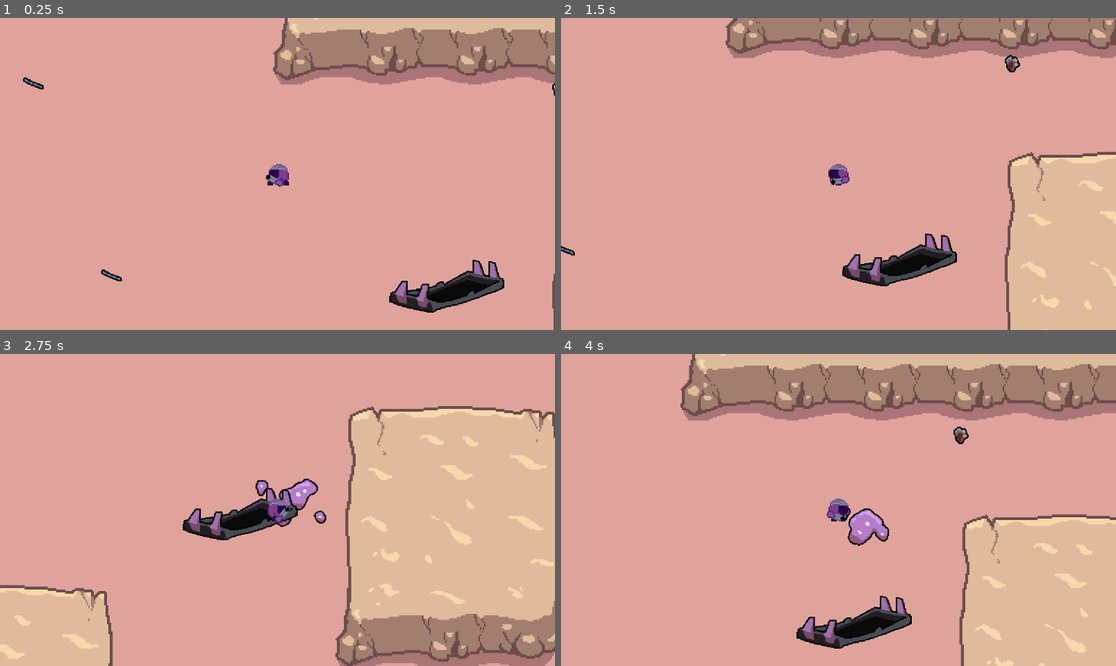
Above: before the commit, frames 1-4 (two rows, left to right).
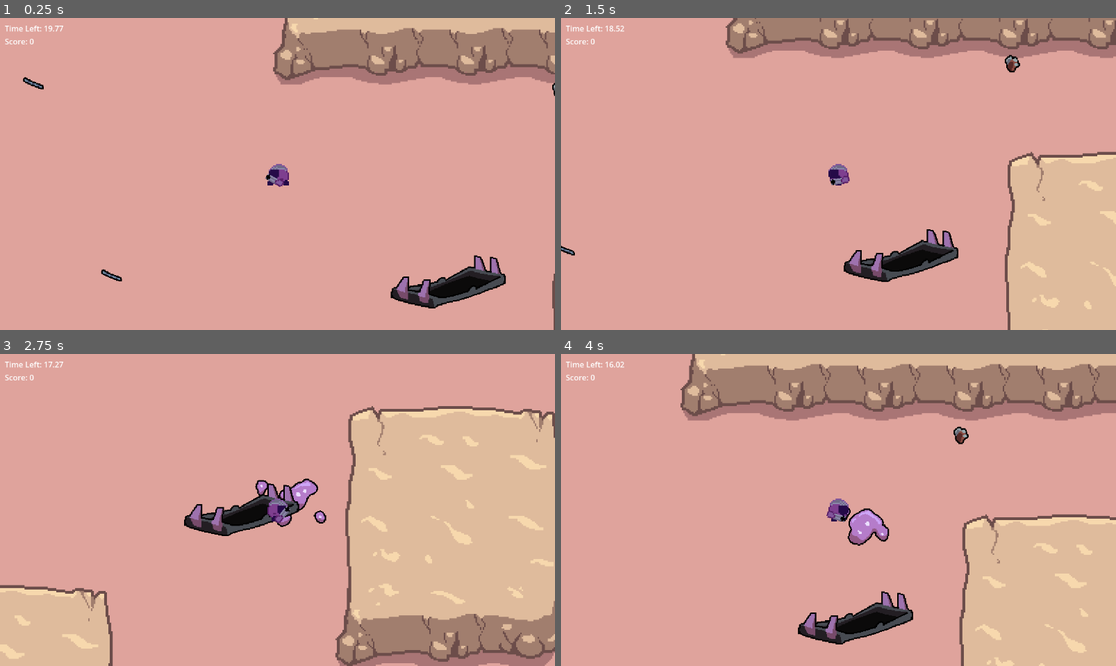
Above: after the commit, the same moments.

Repository: JeppeLindberg/goedware_game_jam_14_everything_is_a_resource
Game: Godot game, scene res://scenes/main.tscn
Two runs of this game, one before a commit and one after it. Both use one fixed random seed, a clock stepped at 60 frames per second and the inputs below.
Inputs (mouse positions are in pixels of both pictures, inside the frame that each line leads up to):
- Up to frame 1 (0.25 s): no input
- Up to frame 2 (1.5 s): tap Enter at 0.5 s; move the mouse to (960, 158) at 0.52 s; press the mouse at (960, 158) at 0.53 s; hold D (move_right) 0.53-1.28 s; move the mouse to (727, 189) at 1.27 s; release the mouse at (727, 189) at 1.28 s; hold S (move_down) from 1.28 s (still down); click (727, 189) at 1.35 s
- Up to frame 3 (2.75 s): move the mouse to (333, 441) at 2.02 s; release S (move_down) at 2.03 s; press the mouse at (333, 441) at 2.03 s; hold D (move_right) from 2.03 s (still down)
- Up to frame 4 (4 s): move the mouse to (810, 572) at 2.77 s; release D (move_right) at 2.78 s; release the mouse at (810, 572) at 2.78 s; hold W (move_up) 2.78-3.53 s; click (810, 572) at 2.85 s; move the mouse to (1005, 556) at 3.52 s; press the mouse at (1005, 556) at 3.53 s; hold A (move_left) from 3.53 s (still down)

The runs differ from the first frame. In frame 1, 1.6% of the frame differs, in the area x 0-92%, y 2-95%; in frame 2, 1.6%; in frame 3, 1.4%; in frame 4, 1.6%, in the area x 0-64%, y 2-95%.

Commit message:
Added UI, Timer and Score templates

Diff:
--- a/car.tscn
+++ /dev/null
@@ -1,20 +0,0 @@
-[gd_scene load_steps=5 format=3 uid="uid://cplit5o3srbf1"]
-
-[ext_resource type="Script" uid="uid://djuhnwy5llkn4" path="res://object.gd" id="1_l2ofb"]
-[ext_resource type="Resource" uid="uid://chnj7aomn6p5s" path="res://resources/old_car.tres" id="2_uoj53"]
-[ext_resource type="PackedScene" uid="uid://bqhsyiini58i6" path="res://prefabs/debris.tscn" id="3_k61xc"]
-
-[sub_resource type="RectangleShape2D" id="RectangleShape2D_rfk7t"]
-
-[node name="Car" type="RigidBody2D" groups=["Destructible"]]
-gravity_scale = 0.0
-lock_rotation = true
-linear_damp = 15.0
-script = ExtResource("1_l2ofb")
-object_data = ExtResource("2_uoj53")
-small_debris_prefab = ExtResource("3_k61xc")
-
-[node name="Sprite2D" type="Sprite2D" parent="."]
-
-[node name="CollisionShape2D" type="CollisionShape2D" parent="."]
-shape = SubResource("RectangleShape2D_rfk7t")
--- /dev/null
+++ b/global.gd
@@ -0,0 +1,10 @@
+extends Node
+
+var score : int = 0
+
+func add_score(amount : int) -> void:
+	score += amount
+
+
+func get_score() -> int:
+	return score
--- a/project.godot
+++ b/project.godot
@@ -14,6 +14,10 @@
 run/main_scene="uid://bv0t6xv8q4vuy"
 config/features=PackedStringArray("4.4", "GL Compatibility")
 config/icon="res://icon.svg"
+
+[autoload]
+
+Global="*res://global.gd"
 
 [global_group]
 
--- a/scenes/main.tscn
+++ b/scenes/main.tscn
@@ -1,9 +1,8 @@
-[gd_scene load_steps=30 format=4 uid="uid://bv0t6xv8q4vuy"]
+[gd_scene load_steps=33 format=4 uid="uid://bv0t6xv8q4vuy"]
 
 [ext_resource type="Script" uid="uid://bhr8c5fraojq8" path="res://scripts/player.gd" id="1_o5qli"]
 [ext_resource type="Script" uid="uid://dj162p2vv1xmw" path="res://scripts/main.gd" id="1_tbgi4"]
 [ext_resource type="PackedScene" uid="uid://bqhsyiini58i6" path="res://prefabs/debris.tscn" id="2_tipki"]
-[ext_resource type="SpriteFrames" uid="uid://c5g55qf1eqkni" path="res://sprite_frames/snapper.tres" id="3_a8y0u"]
 [ext_resource type="Script" uid="uid://b8016b6u8utuu" path="res://scripts/gun.gd" id="3_sugp2"]
 [ext_resource type="SpriteFrames" uid="uid://cvwmqtt7rg3wp" path="res://sprite_frames/player.tres" id="4_eb6dy"]
 [ext_resource type="Script" uid="uid://cifc4erdmoi1s" path="res://scripts/vacuum_point.gd" id="4_jyhfs"]
@@ -16,7 +15,11 @@
 [ext_resource type="Texture2D" uid="uid://cf1gltv2bt20v" path="res://sprites/vacuum-Sheet.png" id="12_jbj1t"]
 [ext_resource type="Script" uid="uid://tkag8n4di7db" path="res://scripts/stay_upright.gd" id="13_muem4"]
 [ext_resource type="Texture2D" uid="uid://cmqmwyrb0qeka" path="res://sprite_frames/tilemap_atlas.tres" id="13_trceg"]
-[ext_resource type="PackedScene" uid="uid://cplit5o3srbf1" path="res://car.tscn" id="15_jkv2x"]
+[ext_resource type="PackedScene" uid="uid://cplit5o3srbf1" path="res://destructible_objects.tscn" id="15_jkv2x"]
+[ext_resource type="PackedScene" uid="uid://dohb1kmupsii1" path="res://snapper.tscn" id="16_0ld40"]
+[ext_resource type="Resource" uid="uid://chnj7aomn6p5s" path="res://resources/old_car.tres" id="18_gqmmt"]
+[ext_resource type="Resource" uid="uid://ca6gfbvx64mgo" path="res://resources/washing_machine.tres" id="19_yc10j"]
+[ext_resource type="PackedScene" uid="uid://ceed2kjg52d0v" path="res://ui.tscn" id="20_gqmmt"]
 
 [sub_resource type="TileSetAtlasSource" id="TileSetAtlasSource_trceg"]
 texture = ExtResource("13_trceg")
@@ -182,17 +185,20 @@
 [node name="shape" type="CollisionPolygon2D" parent="static/wall5"]
 polygon = PackedVector2Array(-54, -49, 83, -50, 83, 114, -57, 112)
 
+[node name="snapper" parent="." instance=ExtResource("16_0ld40")]
+position = Vector2(566, 317)
+
+[node name="Object" parent="." instance=ExtResource("15_jkv2x")]
+position = Vector2(352, 120)
+object_data = ExtResource("18_gqmmt")
+small_debris_prefab = ExtResource("2_tipki")
+
+[node name="Object2" parent="." instance=ExtResource("15_jkv2x")]
+position = Vector2(165, 390)
+object_data = ExtResource("19_yc10j")
+small_debris_prefab = ExtResource("2_tipki")
+
 [node name="world" type="Node2D" parent="."]
-
-[node name="snapper" type="AnimatedSprite2D" parent="world"]
-texture_filter = 1
-position = Vector2(565, 320)
-scale = Vector2(0.5, 0.5)
-sprite_frames = ExtResource("3_a8y0u")
-autoplay = "default"
-
-[node name="Car" parent="world" instance=ExtResource("15_jkv2x")]
-position = Vector2(337, 107)
 
 [node name="debris" parent="world" instance=ExtResource("2_tipki")]
 position = Vector2(643, 190)
@@ -274,6 +280,20 @@
 [node name="Camera2D" type="Camera2D" parent="world/player"]
 zoom = Vector2(3, 3)
 
+[node name="CanvasLayer" type="CanvasLayer" parent="world/player/Camera2D"]
+
+[node name="UI" parent="world/player/Camera2D/CanvasLayer" instance=ExtResource("20_gqmmt")]
+
 [node name="debug_spawner" type="Node2D" parent="."]
 script = ExtResource("10_choun")
 debug_spawn = ExtResource("11_ya4ey")
+
+[node name="Object3" parent="." instance=ExtResource("15_jkv2x")]
+position = Vector2(576, 518)
+object_data = ExtResource("18_gqmmt")
+small_debris_prefab = ExtResource("2_tipki")
+
+[node name="Object4" parent="." instance=ExtResource("15_jkv2x")]
+position = Vector2(1001, 369)
+object_data = ExtResource("19_yc10j")
+small_debris_prefab = ExtResource("2_tipki")
--- a/snapper.gd
+++ b/snapper.gd
@@ -14,3 +14,4 @@
 func _on_area_2d_body_entered(body: Node2D) -> void:
 	body.queue_free()
 	play("eat")
+	Global.add_score(1)
--- /dev/null
+++ b/ui.gd
@@ -0,0 +1,18 @@
+extends Control
+@onready var countdown: RichTextLabel = $MarginContainer/VBoxContainer/Countdown
+@onready var score: RichTextLabel = $MarginContainer/VBoxContainer/Score
+@onready var timer: Timer = $MarginContainer/VBoxContainer/Countdown/Timer
+
+# Called when the node enters the scene tree for the first time.
+func _ready() -> void:
+	timer.start()
+
+
+# Called every frame. 'delta' is the elapsed time since the previous frame.
+func _process(delta: float) -> void:
+	score.text = "Score: " + str(Global.get_score())
+	countdown.text = "Time Left: " + str(snapped(timer.time_left, 0.01))
+
+
+func _on_timer_timeout() -> void:
+	pass # Display Score? Go to main menu?
--- /dev/null
+++ b/ui.tscn
@@ -0,0 +1,41 @@
+[gd_scene load_steps=2 format=3 uid="uid://ceed2kjg52d0v"]
+
+[ext_resource type="Script" uid="uid://dw68qnwr4jesc" path="res://ui.gd" id="1_fyqef"]
+
+[node name="UI" type="Control"]
+layout_mode = 3
+anchors_preset = 15
+anchor_right = 1.0
+anchor_bottom = 1.0
+grow_horizontal = 2
+grow_vertical = 2
+script = ExtResource("1_fyqef")
+
+[node name="MarginContainer" type="MarginContainer" parent="."]
+layout_mode = 1
+anchors_preset = 15
+anchor_right = 1.0
+anchor_bottom = 1.0
+grow_horizontal = 2
+grow_vertical = 2
+theme_override_constants/margin_left = 10
+theme_override_constants/margin_top = 10
+
+[node name="VBoxContainer" type="VBoxContainer" parent="MarginContainer"]
+layout_mode = 2
+
+[node name="Countdown" type="RichTextLabel" parent="MarginContainer/VBoxContainer"]
+layout_mode = 2
+text = "Time Left: 00:00"
+fit_content = true
+
+[node name="Timer" type="Timer" parent="MarginContainer/VBoxContainer/Countdown"]
+wait_time = 20.0
+one_shot = true
+
+[node name="Score" type="RichTextLabel" parent="MarginContainer/VBoxContainer"]
+layout_mode = 2
+text = "Score: 0"
+fit_content = true
+
+[connection signal="timeout" from="MarginContainer/VBoxContainer/Countdown/Timer" to="." method="_on_timer_timeout"]
Not shown, added: global.gd.uid
Not shown, added: ui.gd.uid
